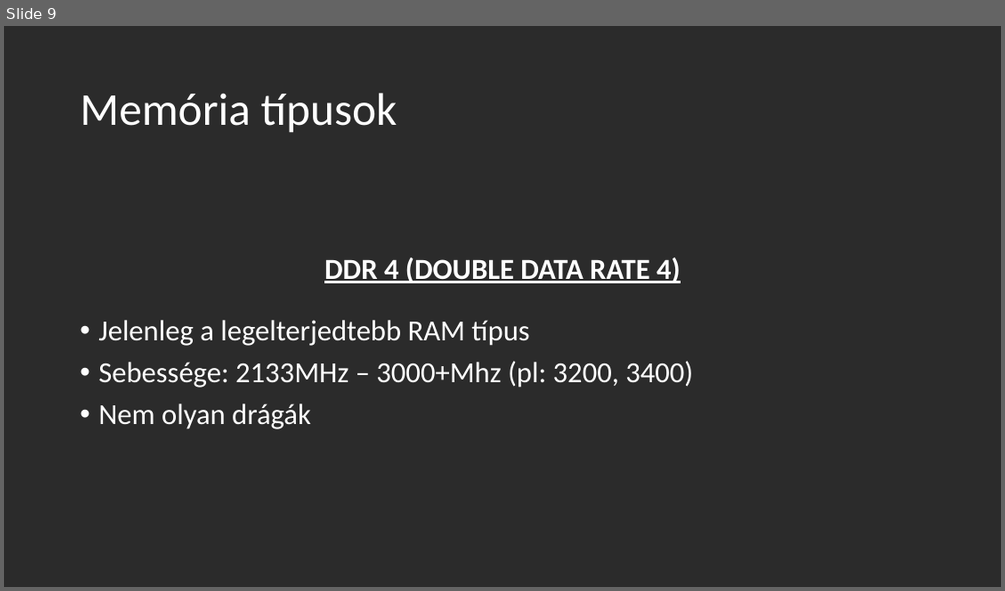
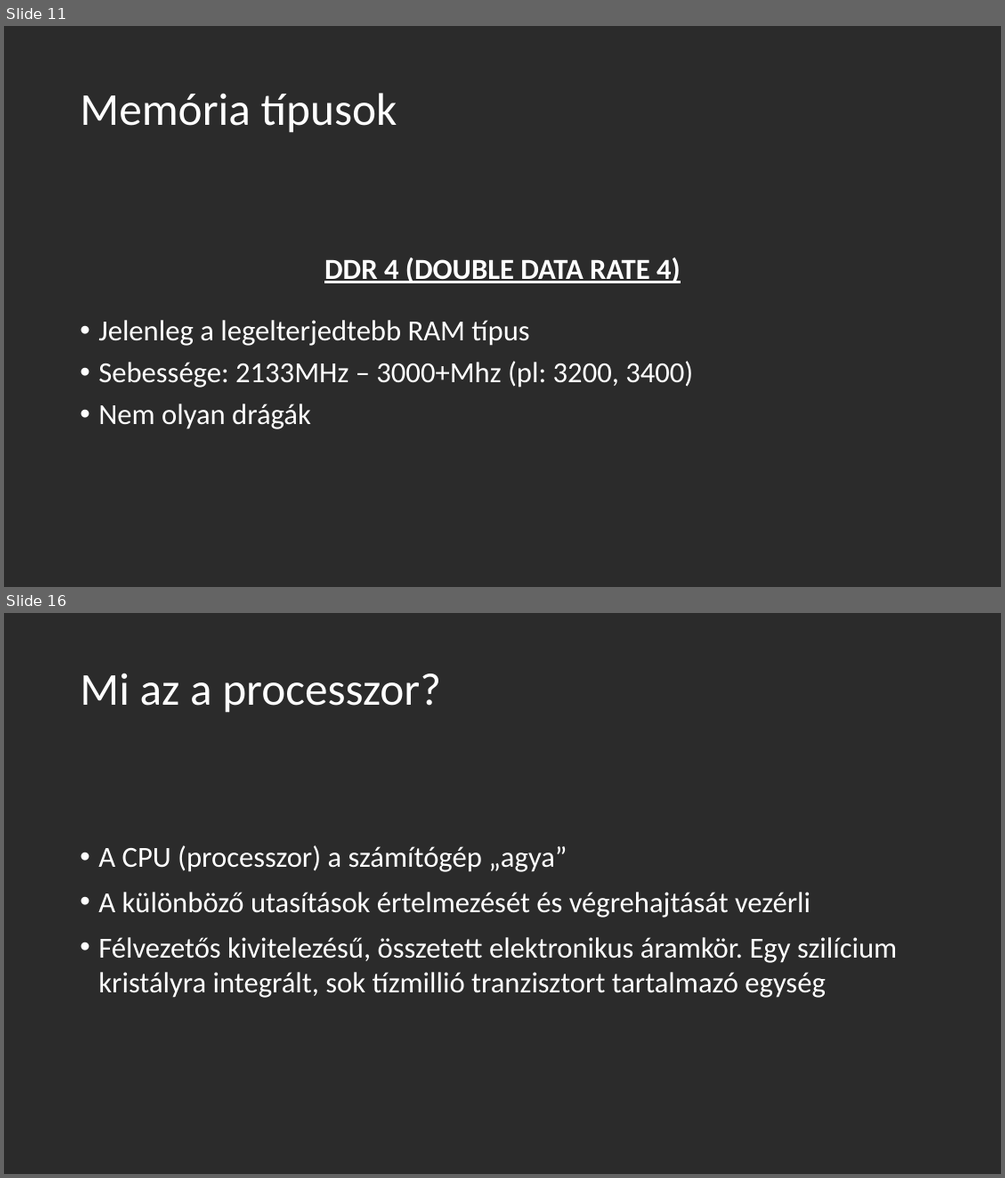
Before and after one commit to OsziMisi/Jozsika, a slide deck: processzor + memoria.pptx. Shown one above the other, each under a label of ours: slide 9 before the commit, slides 11 and 16 after it; the slides between them are not shown. The pictures are 1005x591 and 1005x1178 pixels, drawn with LibreOffice and Linux fonts; fonts in the diff are those of the drawing; background and template pictures are left out; a plain dark background stands for a picture behind light text. Boxes give left, top, right and bottom in pixels: in the first picture for what was removed or moved away, otherwise in the second. Text is boxed around its words. In the diff, an @@ line names an element or a change of style, - is before the commit and + after.

Commit message:
RAM szekció befejezve + processzor rész elkezdve

```diff
--- a/processzor + memoria.pptx
+++ b/processzor + memoria.pptx
@@ slide 16 added at <box>4,613,1001,1174</box>, background picture (left out) @@
@@ title added at <box>80,673,441,713</box>, 44 pt, text #FFFFFF @@
+Mi az a processzor?
@@ text added at <box>98,845,897,997</box>, 28 pt, text #FFFFFF @@
+• A CPU (processzor) a számítógép „agya”
+• A különböző utasítások értelmezését és végrehajtását vezérli
+• Félvezetős kivitelezésű, összetett elektronikus áramkör. Egy szilícium kristályra integrált, sok tízmillió tranzisztort tartalmazó egység
@@ what was slide 9 is now slide 11 @@
```
Also in this commit, not shown: 7 other slides added.
